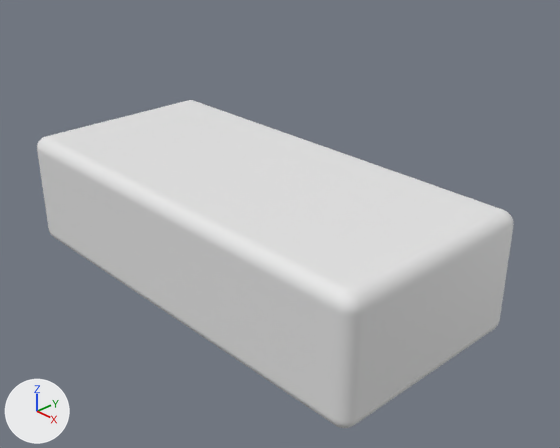
Two versions of the Blender file [2026] Power Station/01 Design.blend, one commit apart.
The view is the same before and after, from a 50 mm lens placed at (0.1946, -0.1679, 0.1264), pointed at (0.0128, 0.0032, 0.0044). Arrows for +X, +Y and +Z are at lower left; the lights stay in place. The picture after the commit comes second.
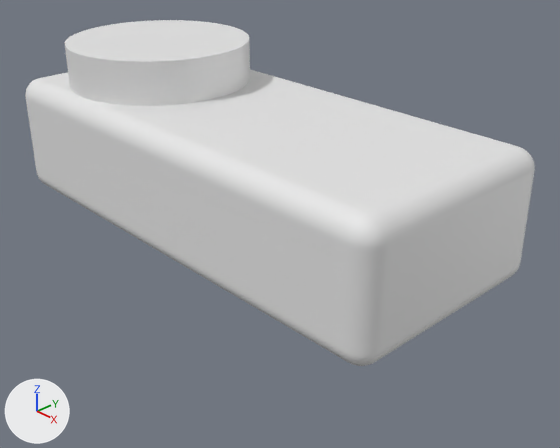
Scene script edits in JSON lines:
```json
{"block": "me_cube", "where": "# used by ob_cube; location = (0.0, 0.0, 0.0)"}
{"op": "remove", "block": "me_cube", "code": "me_cube.from_pydata(...)  # 8 vertices, 6 faces; spans x -0.085..0.085, y -0.04..0.04, z -0.023..0.023"}
{"op": "add", "block": "me_cube", "code": "me_cube.from_pydata(...)  # 8 vertices, 6 faces; spans x -0.09..0.09, y -0.04..0.04, z -0.023..0.023"}
{"block": "me_cube", "change": "me_cube part 1: the whole mesh is scaled about its middle by (1.06, 1, 1)"}
{"op": "add", "block": "me_cylinder_001", "code": ["me_cylinder_001 = bpy.data.meshes.new('Cylinder.001')", "me_cylinder_001.from_pydata(...)  # a 500-sided cylinder along z spanning x -1.0..1.0, y -1.0..1.0, z -1.0..1.0"]}
{"op": "set", "path": "ob_cube.location", "old": "(0.0, 0.0, 0.0)", "new": "(0.0, 0.0, 0.0225)"}
{"block": "ob_cube", "where": "_m = ob_cube.modifiers.new('Bevel', 'BEVEL')"}
{"op": "set", "path": "_m.width", "old": "0.005", "new": "0.007"}
{"op": "set", "path": "_m.width_pct", "old": "0.005", "new": "0.007"}
{"op": "add", "block": "ob_cylinder_001", "code": ["ob_cylinder_001 = bpy.data.objects.new('Cylinder.001', me_cylinder_001)", "ob_cylinder_001.location = (-0.0506, 0.0, 0.0505)", "ob_cylinder_001.scale = (0.0343, 0.0343, 0.01)"]}
```

Boxes [x1, y1, x2, y2] around the edits, measured in the pictures (560 x 448 px):
```json
{"object": "Cube", "change": "mesh rescaled, moved, modifiers changed", "before": [37, 100, 514, 428], "after": [25, 70, 535, 366], "on screen": "7% wider, 10% shorter"}
{"object": "Cylinder.001", "change": "added", "after": [65, 20, 250, 106]}
```
